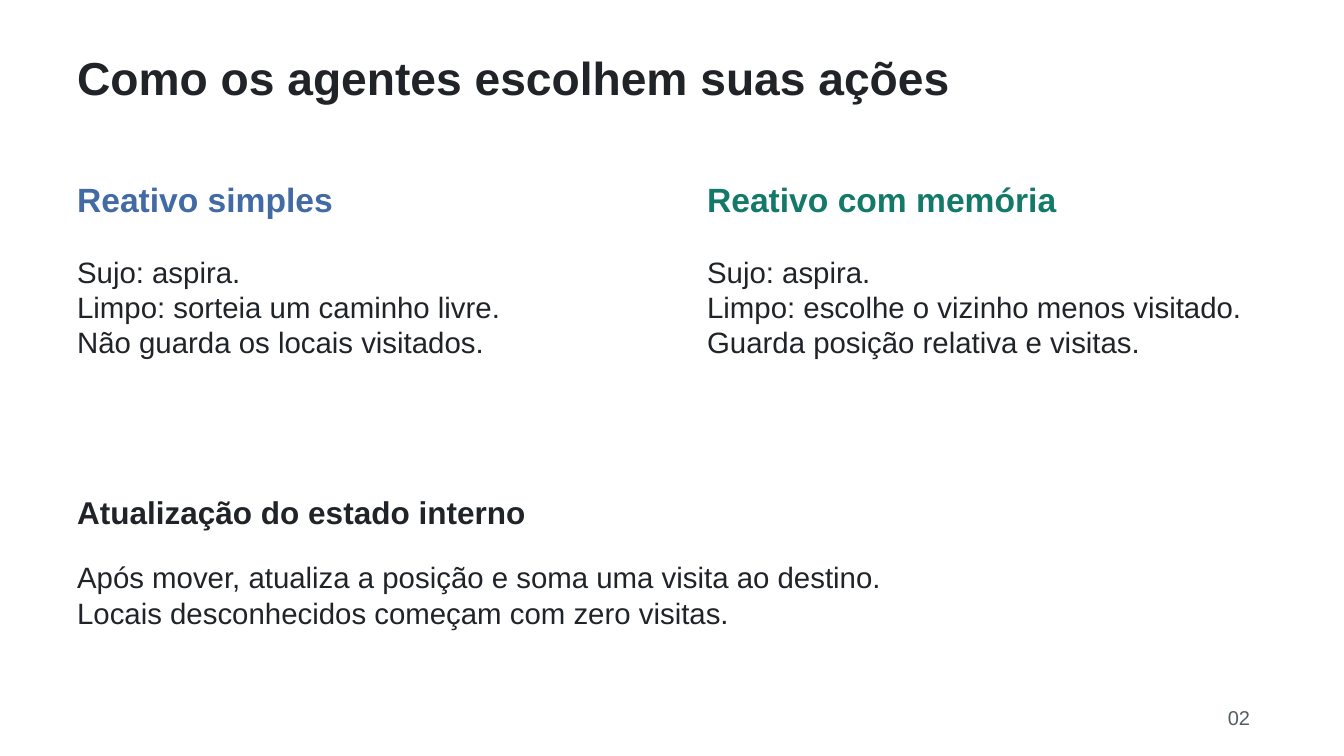
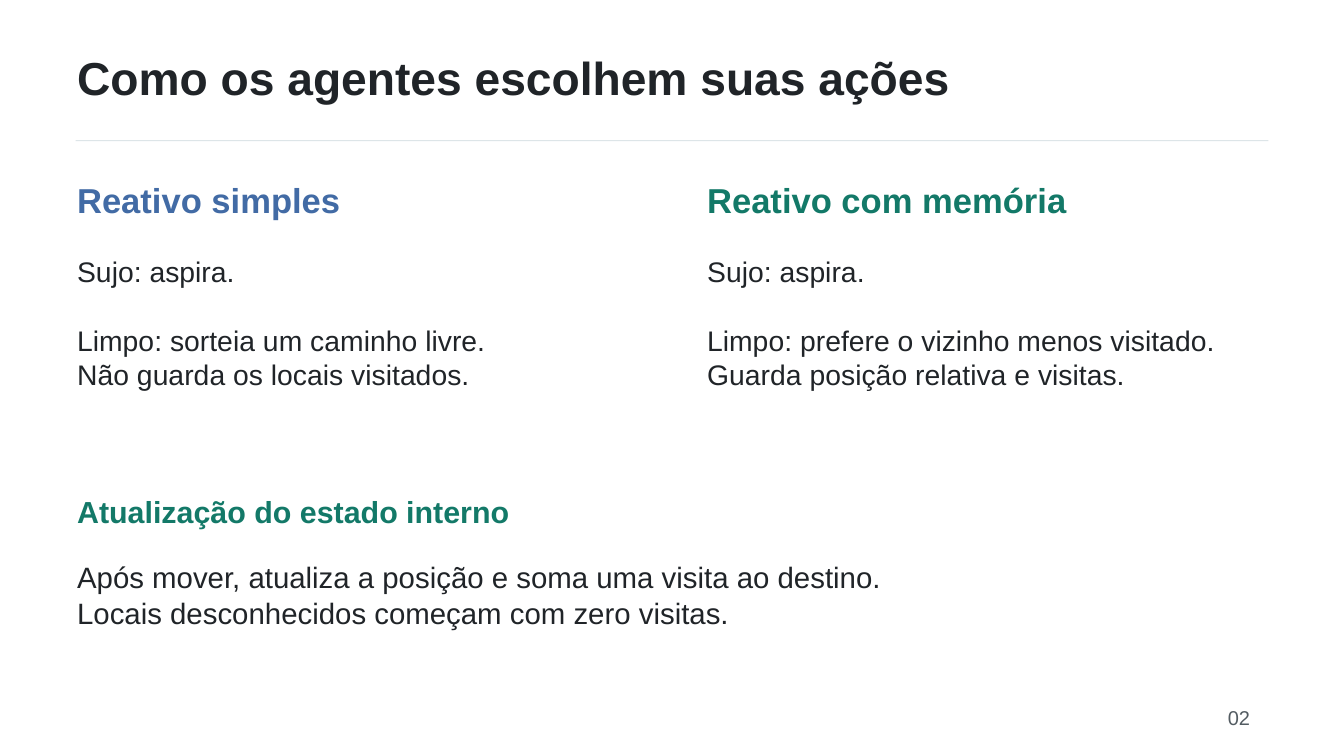
Before and after one commit to Lucas4lmeida/agentes-inteligentes-aspirador, a slide deck: slide 2 of apresentacao_agentes.pptx. Drawn at 1344x756 pixels with LibreOffice and Linux fonts; fonts in the diff are those of the drawing. Boxes give left, top, right and bottom in pixels: in the first picture for what was removed or moved away, otherwise in the second. Text is boxed around its words. In the diff, an @@ line names an element or a change of style, - is before the commit and + after.

```diff
--- a/apresentacao_agentes.pptx
+++ b/apresentacao_agentes.pptx
@@ line added from (76, 141) to (1268, 141), #DDE5E8 0.75 pt @@
@@ text "Reativo simples" at (x1=77, y1=188, x2=340, y2=220): size 24 to 24.8 pt @@
@@ text "Reativo com memória" at (x1=707, y1=187, x2=1066, y2=214): size 24 to 24.8 pt @@
@@ text "Sujo: aspira." at (x1=77, y1=261, x2=485, y2=391): size 21 to 20.2 pt @@
@@ text at (x1=707, y1=261, x2=1125, y2=391): size 21 to 20.2 pt in "Sujo: aspira.", "Guarda posição relativa e visitas." @@
@@ text at (x1=707, y1=330, x2=1214, y2=357): text changed; size 21 to 20.2 pt @@
-Limpo: escolhe o vizinho menos visitado.
+Limpo: prefere o vizinho menos visitado.
@@ text "Atualização do estado interno" at (x1=77, y1=501, x2=509, y2=529): size 22.5 to 21.8 pt, text colour #202428 to #137968 @@
```
Also in this commit, not shown: 5 other slides changed, 3 other files.
